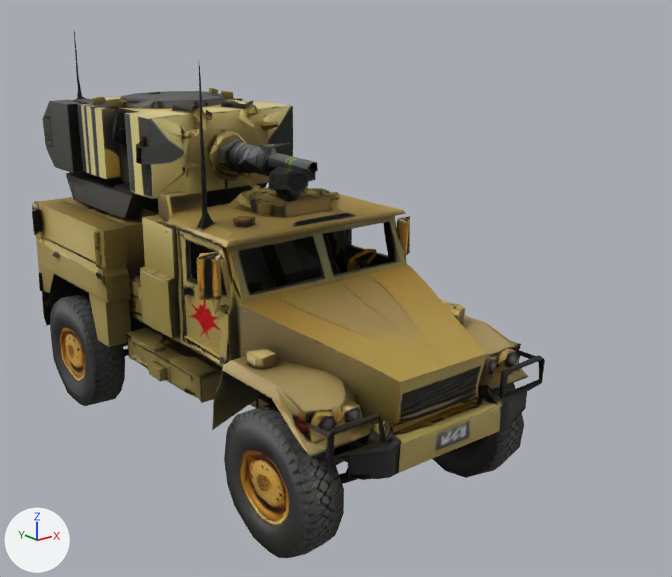
Renders of the glTF model assets/military/artillery_spg.glb from each side of a commit.
Both versions are drawn from a 50 mm camera at (-9.63, -14.6, 8.48) aimed at (0.47, -1.99, 3.43). Arrows for +X, +Y and +Z are at lower left; the lights stay in place. The older version comes first.

Names of what the first picture shows: 'artillery_spg'.
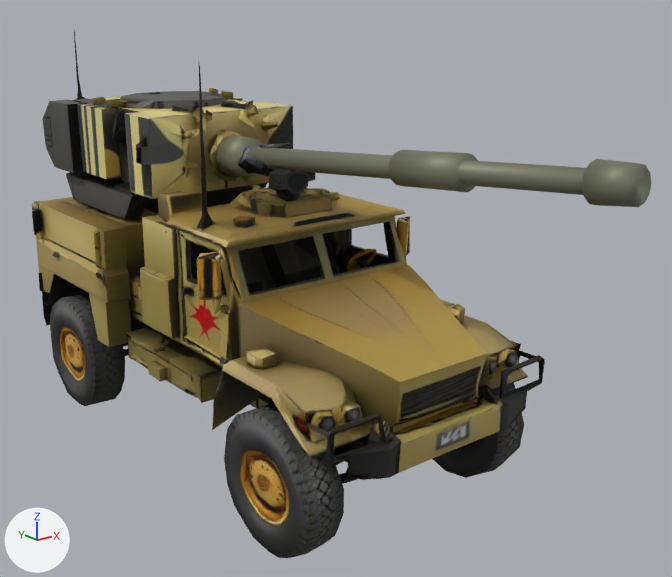
Where the change shows, as pixel boxes [x1, y1, x2, y2] in the pictures (672 x 577 px):
'barrel', added: after [217, 135, 652, 207]

Patch to the scene script:
```diff
--- a/assets/military/artillery_spg.glb.py
+++ b/assets/military/artillery_spg.glb.py
@@ mat_barrel_olive @@
+mat_barrel_olive = principled_material('barrel_olive')
+mat_barrel_olive.base_color = (0.2, 0.21, 0.14)  # yellow #7c7e69
+mat_barrel_olive.metallic = 0.35
+mat_barrel_olive.roughness = 0.55
@@ me_barrel @@
+me_barrel.from_pydata(...)  # 96 vertices, 176 faces; spans x -0.4..0.4, y -8.34..0.58, z 5.18..6.61
+me_barrel.materials.append(mat_barrel_olive)  # yellow #7c7e69
@@ ob_barrel @@
+ob_barrel = bpy.data.objects.new('barrel', me_barrel)
+ob_barrel.location = (0.0, 0.0, 0.0)
```
